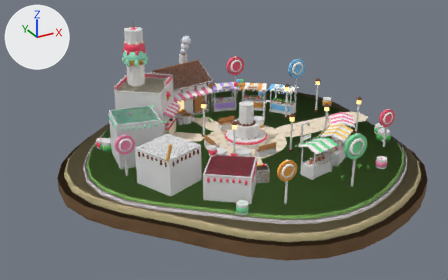
The glTF model packages/arquipelago/src/assets/ilhas/vila-doce.glb, before and after one commit.
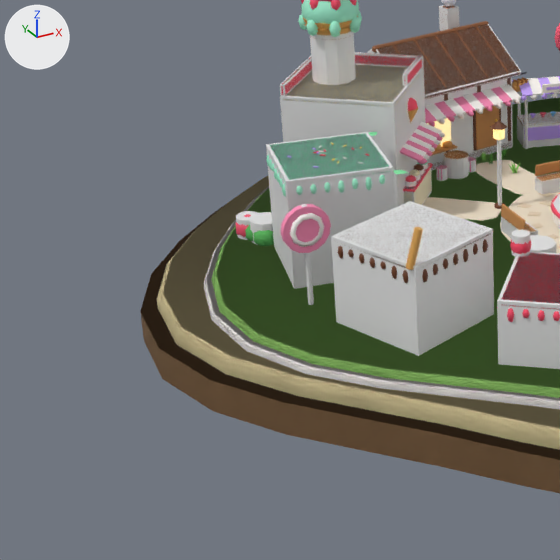
Each version appears first whole from a 50 mm lens placed at (-24.62, -40.97, 22.02), pointed at (-2.81, -1.32, 2.19), and next in a close-up on the part from 0% to 51% of the width and 18% to 100% of the height. Every picture has the same lights, and +X, +Y and +Z are marked at upper left. The older version's two pictures come first.

The older version as bpy lines, for what is in view:
```python
ob_col_cil_casquinha_1 = bpy.data.objects.new('col-cil-casquinha-1', me_col_unidade_cilindro)
ob_col_cil_casquinha_1.location = (-7.06, 6.23, 7.7)
ob_col_cil_casquinha_1.rotation_euler = (0.0, 0.0, 0.888)  # degrees (0, 0, 51)
ob_col_cil_casquinha_1.scale = (1.5, 1.5, 4.6)
ob_feira = bpy.data.objects.new('feira', me_feira)
ob_feira.location = (0.0, 0.0, 0.0)
ob_terreno = bpy.data.objects.new('terreno', me_terreno)
ob_terreno.location = (0.0, 0.0, 0.0)
# also in view: 'enfeites' at (-0.06, 0.07, 2.98); 'col-padaria-1' at (-2.1, 9.0, 2.5); 'telhados' at (-6.54, -2.98, 2.95); 'col-sorveteria-1' at (-6.6, 5.6, 3.2); 'col-casinha-3' at (-9.2, 1.4, 2.8)
```
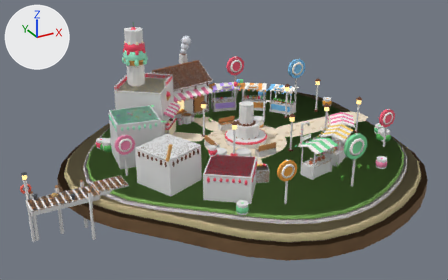
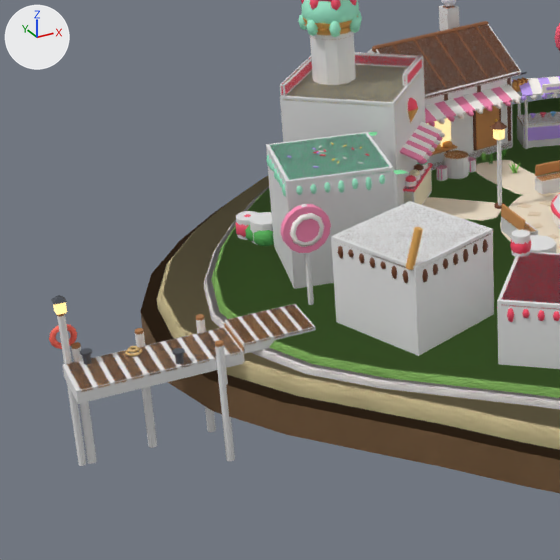
Where the change shows, as pixel boxes [x1, y1, x2, y2] in the close-ups (560 x 560 px):
'col-cais-deque-1', added
    after: [62, 327, 245, 404]
'porto', added
    after: [49, 295, 314, 392]
    faces in mat_tabuaescura (brown #a97649): [57, 304, 314, 392]
    faces in mat_tabua (orange #bb8756): [88, 308, 299, 388]
    faces in mat_metalescuro (dark grey #494e56): [51, 295, 185, 365]
    faces in mat_boia (red #ff6b59): [49, 324, 77, 349]
    faces in mat_lanterna (beige #fff3c5, glowing orange #ffd37b): [53, 302, 67, 315]
'col-cais-beira-1', added
    after: [225, 304, 316, 354]
'col-cil-estaca-cais-5', added
    after: [57, 315, 86, 466]
'col-cil-estaca-cais-2', added
    after: [215, 345, 235, 461]
'col-cil-estaca-cais-4', added
    after: [71, 346, 97, 464]
'col-cil-estaca-cais-3', added
    after: [135, 332, 157, 448]
'col-cil-estaca-cais-1', added
    after: [196, 318, 216, 432]

Edits to the bpy script that builds the scene:
```text
Add ob_porto:
    ob_porto = bpy.data.objects.new('porto', me_porto)  # 921 vertices, 1698 faces; spans x -18.67..-11.54, y -3.1..-0.89, z -2.5..3.02; in mat_tabuaescura (brown #a97649), mat_tabua (orange #bb8756), mat_poste (brown #7d5733), mat_lanterna (beige #fff3c5, glowing orange #ffd37b), mat_metalescuro (dark grey #494e56), mat_boia (red #ff6b59), mat_corda (beige #d9b67b)
    ob_porto.location = (0.0, 0.0, 0.0)
Add ob_col_cil_estaca_cais_5:
    ob_col_cil_estaca_cais_5 = bpy.data.objects.new('col-cil-estaca-cais-5', me_col_unidade_cilindro)
    ob_col_cil_estaca_cais_5.location = (-18.28, -1.13, -0.05)
    ob_col_cil_estaca_cais_5.scale = (0.22, 0.22, 4.9)
Add ob_col_cil_estaca_cais_4:
    ob_col_cil_estaca_cais_4 = bpy.data.objects.new('col-cil-estaca-cais-4', me_col_unidade_cilindro)
    ob_col_cil_estaca_cais_4.location = (-18.0, -1.13, -0.59)
    ob_col_cil_estaca_cais_4.scale = (0.26, 0.26, 3.81)
Add ob_col_cil_estaca_cais_3:
    ob_col_cil_estaca_cais_3 = bpy.data.objects.new('col-cil-estaca-cais-3', me_col_unidade_cilindro)
    ob_col_cil_estaca_cais_3.location = (-16.2, -1.13, -0.59)
    ob_col_cil_estaca_cais_3.scale = (0.26, 0.26, 3.81)
Add ob_col_cil_estaca_cais_2:
    ob_col_cil_estaca_cais_2 = bpy.data.objects.new('col-cil-estaca-cais-2', me_col_unidade_cilindro)
    ob_col_cil_estaca_cais_2.location = (-14.4, -2.97, -0.59)
    ob_col_cil_estaca_cais_2.scale = (0.26, 0.26, 3.81)
Add ob_col_cil_estaca_cais_1:
    ob_col_cil_estaca_cais_1 = bpy.data.objects.new('col-cil-estaca-cais-1', me_col_unidade_cilindro)
    ob_col_cil_estaca_cais_1.location = (-14.4, -1.13, -0.59)
    ob_col_cil_estaca_cais_1.scale = (0.26, 0.26, 3.81)
Add ob_col_cais_deque_1:
    ob_col_cais_deque_1 = bpy.data.objects.new('col-cais-deque-1', me_col_unidade_caixa)
    ob_col_cais_deque_1.location = (-16.07, -2.05, 0.69)
    ob_col_cais_deque_1.rotation_euler = (0.0, 0.0, 3.142)  # degrees (0, 0, 180)
    ob_col_cais_deque_1.scale = (4.75, 1.7, 0.4)
Add ob_col_cais_beira_1:
    ob_col_cais_beira_1 = bpy.data.objects.new('col-cais-beira-1', me_col_unidade_caixa)
    ob_col_cais_beira_1.location = (-12.6, -2.05, 0.96)
    ob_col_cais_beira_1.rotation_euler = (0.0, 0.0, 3.142)  # degrees (0, 0, 180)
    ob_col_cais_beira_1.scale = (2.2, 1.7, 0.32)
```
